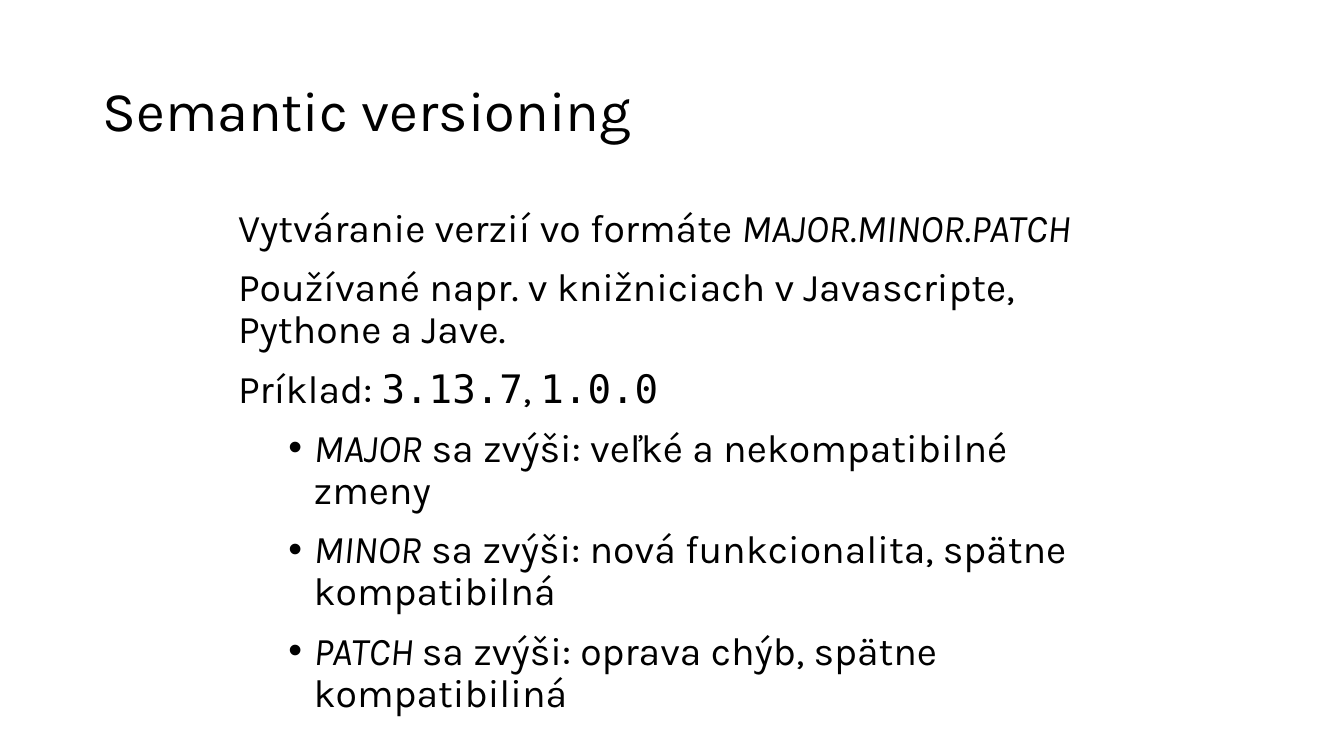
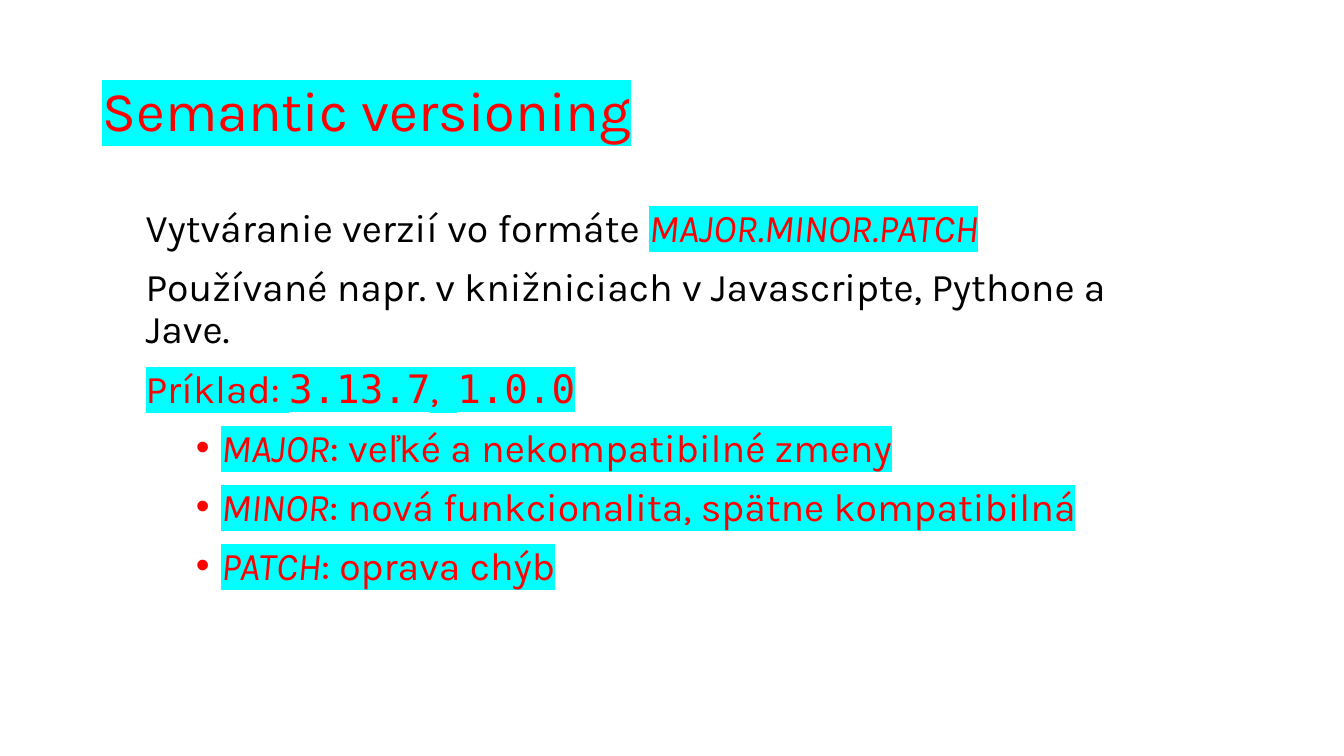
Before and after one commit to wagjo/oop, a slide deck: slide 6 of prezentacie/p01w.pptx (slide 5 before the commit). Drawn at 1344x756 pixels with LibreOffice and Linux fonts; fonts in the diff are those of the drawing. Boxes give left, top, right and bottom in pixels: in the first picture for what was removed or moved away, otherwise in the second. Text is boxed around its words. In the diff, an @@ line names an element or a change of style, - is before the commit and + after.

```diff
--- a/prezentacie/p01w.pptx
+++ b/prezentacie/p01w.pptx
@@ title "Semantic versioning" at (x1=102, y1=92, x2=631, y2=145): text colour #000000 to #FF0000, highlight none to #00FFFF @@
@@ text "Vytváranie verzií vo formáte MAJOR.MINOR.PATCH" moved from (x1=238, y1=212, x2=1070, y2=675) to (x1=146, y1=212, x2=1106, y2=590) @@
@@ text at (x1=146, y1=212, x2=978, y2=407): text colour #000000 to #FF0000, highlight none to #00FFFF in "MAJOR.MINOR.PATCH", "Príklad: 3.13.7, 1.0.0" @@
@@ text at (x1=221, y1=432, x2=1076, y2=590): text changed; text colour #000000 to #FF0000 @@
-  • MAJOR sa zvýši: veľké a nekompatibilné zmeny
-  • MINOR sa zvýši: nová funkcionalita, spätne kompatibilná
-  • PATCH sa zvýši: oprava chýb, spätne kompatibiliná
+  • MAJOR: veľké a nekompatibilné zmeny
+  • MINOR: nová funkcionalita, spätne kompatibilná
+  • PATCH: oprava chýb
```
Also in this commit, not shown: 7 other slides changed, 2 slides added, 3 slides removed, 2 other files.
